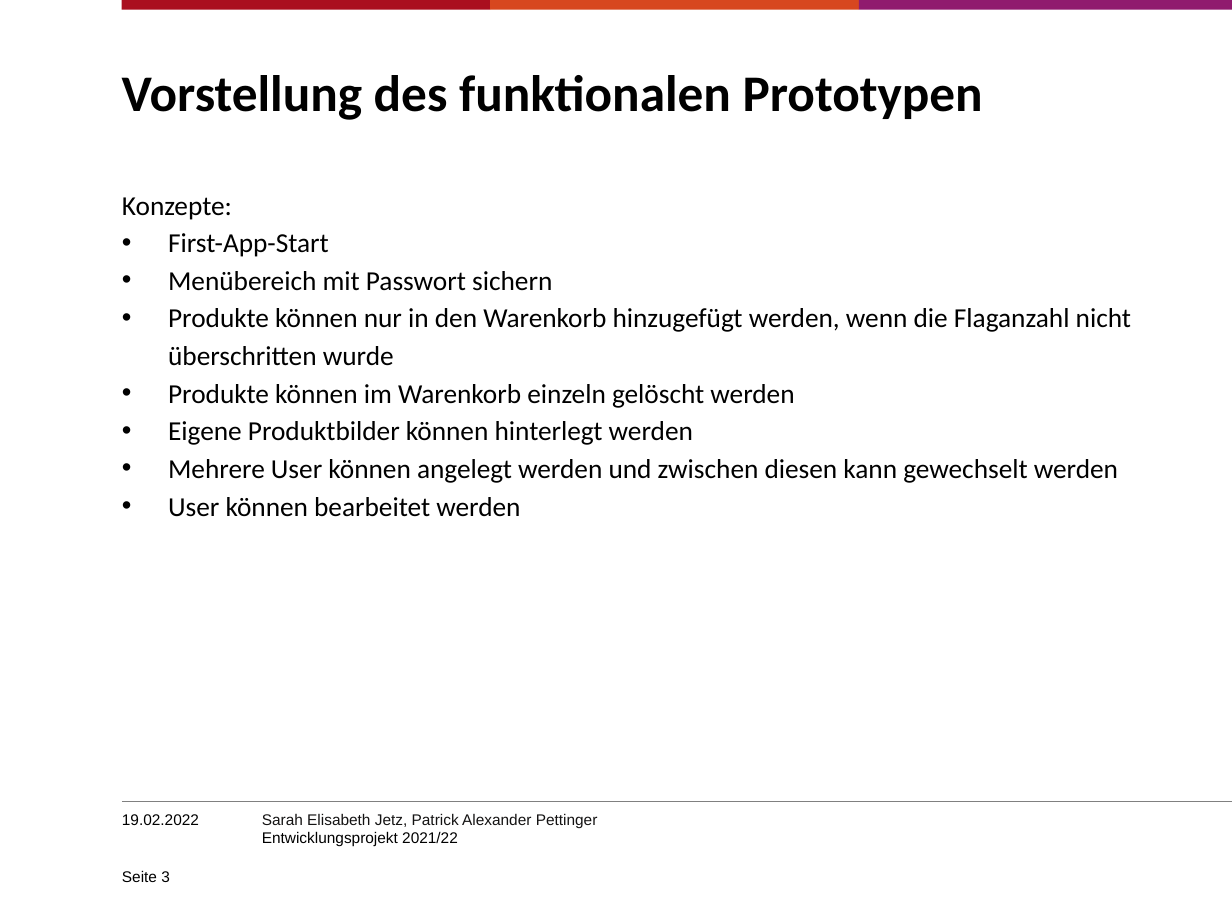
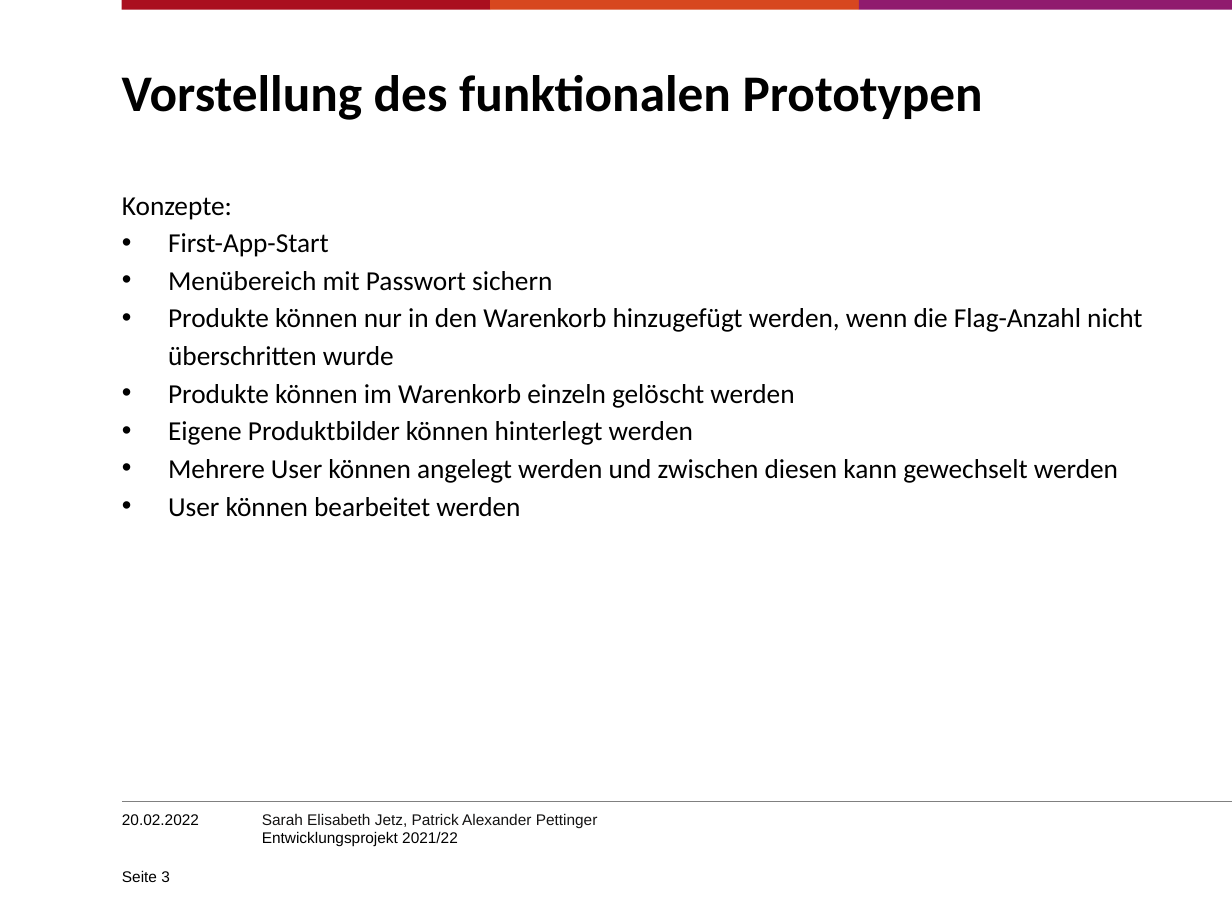
Before and after one commit to SJetz/EPWS2122JetzPettinger, a slide deck: slide 3 of Artefakte/Audit 4/Entwicklungsprojekt202122_PettingerJetz.pptx. Drawn at 1232x924 pixels with LibreOffice and Linux fonts; fonts in the diff are those of the drawing; background and template pictures are left out. Boxes give left, top, right and bottom in pixels: in the first picture for what was removed or moved away, otherwise in the second. Text is boxed around its words. In the diff, an @@ line names an element or a change of style, - is before the commit and + after.

```diff
--- a/Artefakte/Audit 4/Entwicklungsprojekt202122_PettingerJetz.pptx
+++ b/Artefakte/Audit 4/Entwicklungsprojekt202122_PettingerJetz.pptx
@@ text at <box>168,308,1142,366</box>: text changed @@
-• Produkte können nur in den Warenkorb hinzugefügt werden, wenn die Flaganzahl nicht überschritten wurde
+• Produkte können nur in den Warenkorb hinzugefügt werden, wenn die Flag-Anzahl nicht überschritten wurde
@@ text at <box>122,814,199,825</box>: text changed @@
-19.02.2022
+20.02.2022
```
Also in this commit, not shown: 13 other slides changed.
